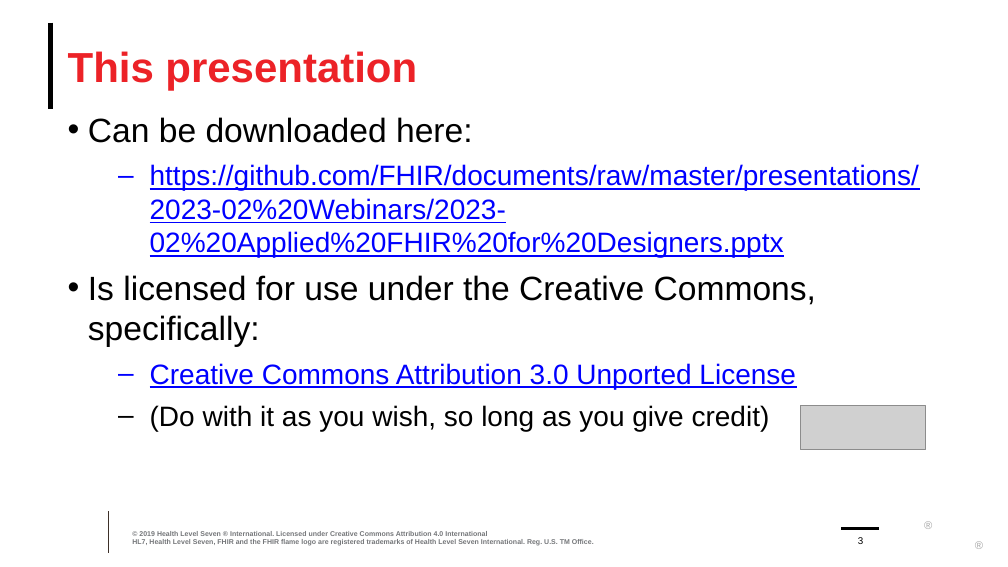
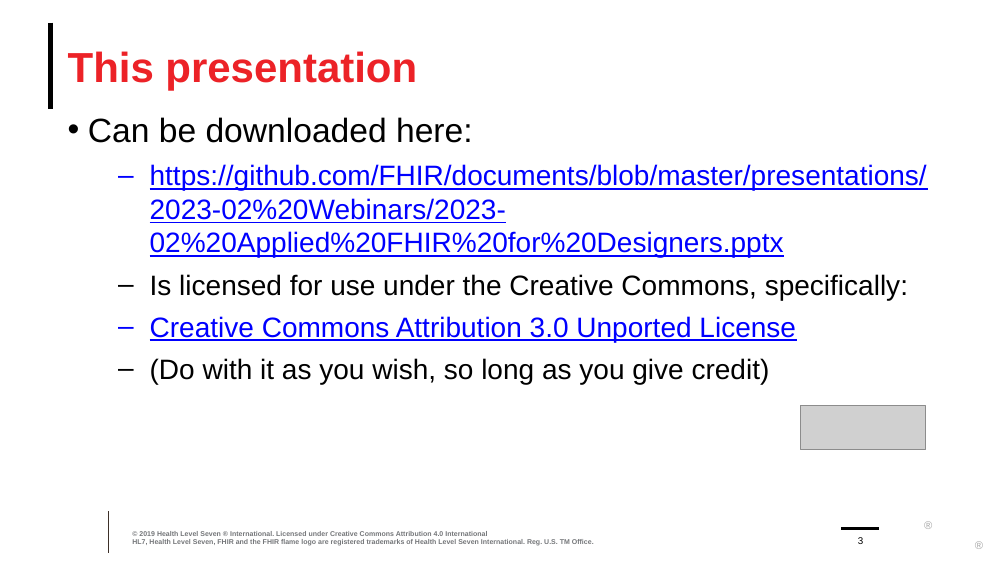
Before and after one commit to FHIR/documents, a slide deck: slide 3 of presentations/2023-02 Webinars/2023-02 Applied FHIR for Designers.pptx. Drawn at 1008x567 pixels with LibreOffice and Linux fonts; fonts in the diff are those of the drawing; grey boxes stand for pictures; background and template pictures are left out. Boxes give left, top, right and bottom in pixels: in the first picture for what was removed or moved away, otherwise in the second. Text is boxed around its words. In the diff, an @@ line names an element or a change of style, - is before the commit and + after.

Commit message:
Fixed hyperlink

```diff
--- a/presentations/2023-02 Webinars/2023-02 Applied FHIR for Designers.pptx
+++ b/presentations/2023-02 Webinars/2023-02 Applied FHIR for Designers.pptx
@@ text at box(150, 164, 927, 258): text changed @@
-  – https://github.com/FHIR/documents/raw/master/presentations/2023-02%20Webinars/2023-02%20Applied%20FHIR%20for%20Designers.pptx
+  – https://github.com/FHIR/documents/blob/master/presentations/2023-02%20Webinars/2023-02%20Applied%20FHIR%20for%20Designers.pptx
@@ text at box(150, 274, 908, 300): size 24 to 20 pt in "Is licensed for use under the Creative ..."; bullet • to –; list level 1 to 2 in "Is licensed for use under ..." @@
```
